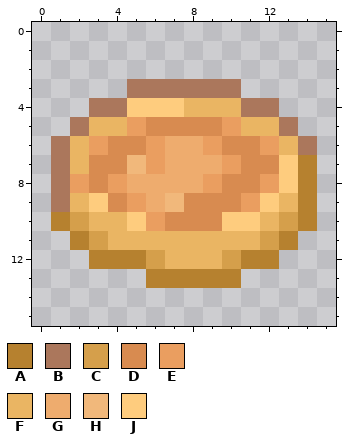
Two states of a pixel-art sprite, assets/minecraft/textures/cmd/misc/dough_chocolate_pie.png. Above is the file before it was changed.
The file is 16x16 pixels.
Palette (. is transparent): A #b6812f  B #ab775c  C #d59f4b  D #d88b50  E #ea9e60  F #eab563  G #eeac6e  H #f1b87b  J #fecc7e
New version:
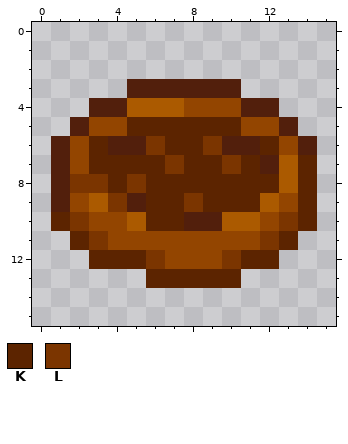
Colours new in this view: K #5c2400  L #7b3500
Edits made:
{"colour":"B","old":"#ab775c","new":"#521f0c"}
{"colour":"F","old":"#eab563","new":"#934500"}
{"colour":"J","old":"#fecc7e","new":"#ab5a00"}
{"y":5,"x":5,"old":"EDDDDE","new":"KKKKKK"}
{"y":6,"x":3,"old":"EDDEGGEDDE","new":"KBBLKKLBBK"}
{"y":7,"x":3,"old":"DDHEGGGEDD","new":"KKKKLKKLKB"}
{"y":7,"x":14,"old":"A","new":"K"}
{"y":8,"x":2,"old":"EDEGGGGEDDE","new":"LLKLKKKKKKK"}
{"y":8,"x":14,"old":"A","new":"K"}
{"y":9,"x":4,"old":"DEGHDDDE","new":"LBKKLKKK"}
{"y":9,"x":14,"old":"A","new":"K"}
{"y":10,"x":1,"old":"AC","new":"KL"}
{"y":10,"x":6,"old":"EDDD","new":"KKBB"}
{"y":10,"x":13,"old":"CA","new":"LK"}
{"y":11,"x":2,"old":"AC","new":"KL"}
{"y":11,"x":12,"old":"CA","new":"LK"}
{"y":12,"x":3,"old":"AAAC","new":"KKKL"}
{"y":12,"x":10,"old":"CAA","new":"LKK"}
{"y":13,"x":6,"old":"AAAAA","new":"KKKKK"}
{"label":"changed","picture_box":[51,79,317,288]}
